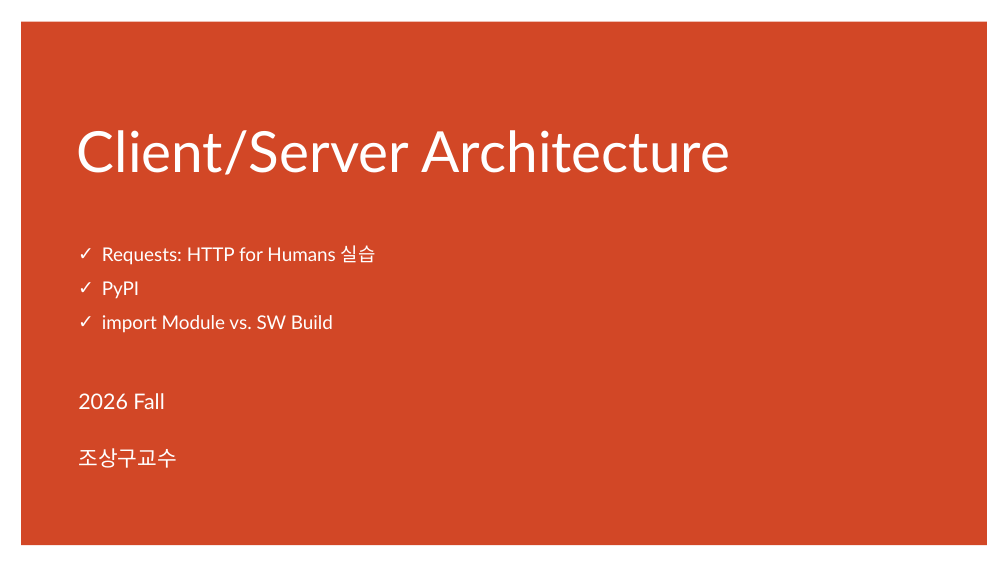
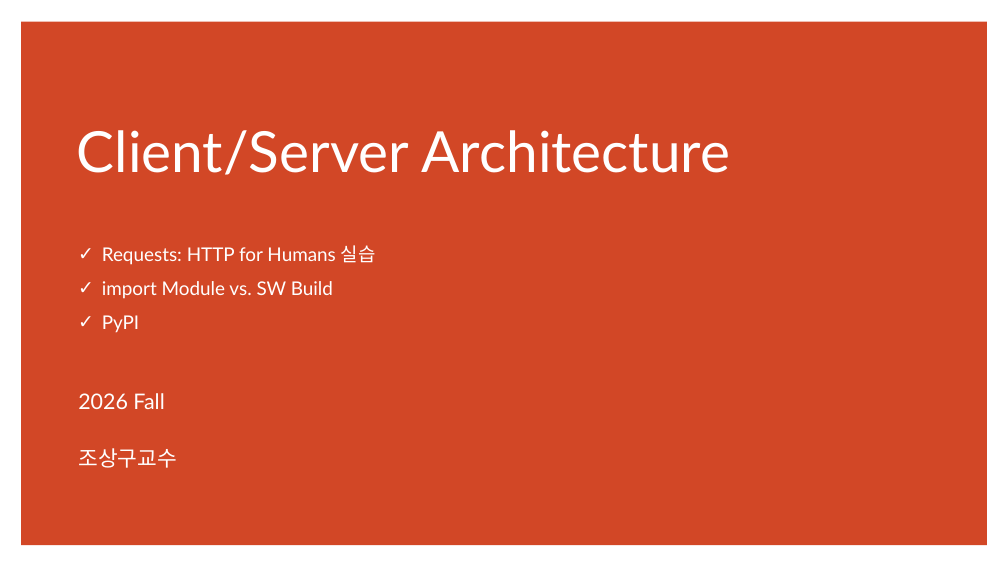
Before and after one commit to ancestor9/2026_Fall_Application-Deployment, a slide deck: slide 11 of App Deployment.pptx (slide 8 before the commit). Drawn at 1008x567 pixels with LibreOffice and Linux fonts; fonts in the diff are those of the drawing. Boxes give left, top, right and bottom in pixels: in the first picture for what was removed or moved away, otherwise in the second. Text is boxed around its words. In the diff, an @@ line names an element or a change of style, - is before the commit and + after.

```diff
--- a/App Deployment.pptx
+++ b/App Deployment.pptx
@@ text at bbox=[102, 281, 333, 299]: paragraph added @@
+✓ import Module vs. SW Build
@@ text at bbox=[102, 315, 333, 333]: paragraph removed @@
-✓ import Module vs. SW Build
```
Also in this commit, not shown: 11 other slides changed, 10 slides added.
